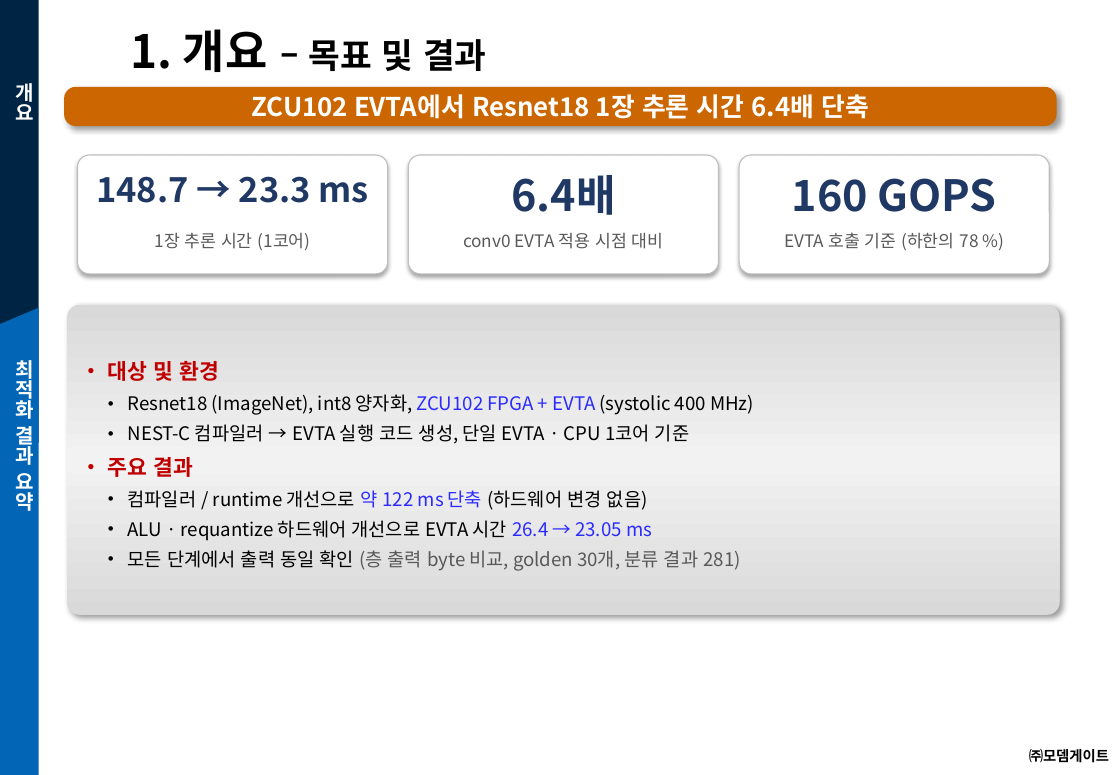
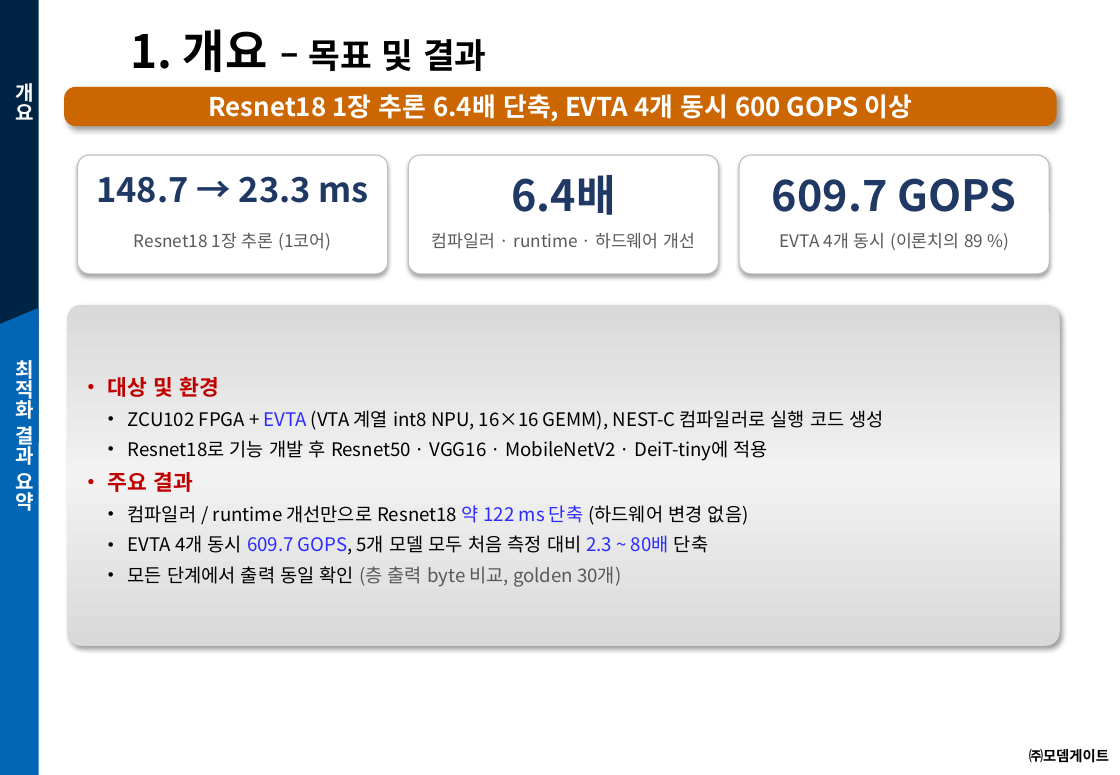
Before and after one commit to joungheo/nestc2_clion, a slide deck: slide 2 of docs/slides/resnet18_optimization_brief.pptx. Drawn at 1120x775 pixels with LibreOffice and Linux fonts; fonts in the diff are those of the drawing; background and template pictures are left out. Boxes give left, top, right and bottom in pixels: in the first picture for what was removed or moved away, otherwise in the second. Text is boxed around its words. In the diff, an @@ line names an element or a change of style, - is before the commit and + after.

```diff
--- a/docs/slides/resnet18_optimization_brief.pptx
+++ b/docs/slides/resnet18_optimization_brief.pptx
@@ text in rounded rectangle at box(209, 94, 912, 122): text changed @@
-ZCU102 EVTA에서 Resnet18 1장 추론 시간 6.4배 단축
+Resnet18 1장 추론 6.4배 단축, EVTA 4개 동시 600 GOPS 이상
@@ text at box(772, 178, 1016, 212): text changed @@
-160 GOPS
+609.7 GOPS
@@ text at box(134, 233, 331, 250): text changed @@
-1장 추론 시간 (1코어)
+Resnet18 1장 추론 (1코어)
@@ text at box(432, 233, 695, 249): text changed @@
-conv0 EVTA 적용 시점 대비
+컴파일러 · runtime · 하드웨어 개선
@@ text at box(780, 233, 983, 250): text changed @@
-EVTA 호출 기준 (하한의 78 %)
+EVTA 4개 동시 (이론치의 89 %)
@@ rounded rectangle: place and size @@
-rounded rectangle at box(67, 305, 1060, 615)
+rounded rectangle at box(67, 305, 1060, 646)
@@ text at box(128, 410, 884, 461): text changed @@
-• Resnet18 (ImageNet), int8 양자화, ZCU102 FPGA + EVTA (systolic 400 MHz)
-• NEST-C 컴파일러 → EVTA 실행 코드 생성, 단일 EVTA · CPU 1코어 기준
+• ZCU102 FPGA + EVTA (VTA 계열 int8 NPU, 16×16 GEMM), NEST-C 컴파일러로 실행 코드 생성
+• Resnet18로 기능 개발 후 Resnet50 · VGG16 · MobileNetV2 · DeiT-tiny에 적용
@@ text at box(128, 505, 748, 587): text changed @@
-• 컴파일러 / runtime 개선으로 약 122 ms 단축 (하드웨어 변경 없음)
-• ALU · requantize 하드웨어 개선으로 EVTA 시간 26.4 → 23.05 ms
-• 모든 단계에서 출력 동일 확인 (층 출력 byte 비교, golden 30개, 분류 결과 281)
+• 컴파일러 / runtime 개선만으로 Resnet18 약 122 ms 단축 (하드웨어 변경 없음)
+• EVTA 4개 동시 609.7 GOPS, 5개 모델 모두 처음 측정 대비 2.3 ~ 80배 단축
+• 모든 단계에서 출력 동일 확인 (층 출력 byte 비교, golden 30개)
```
Also in this commit, not shown: 5 other slides changed, 2 slides added, 1 other file.
